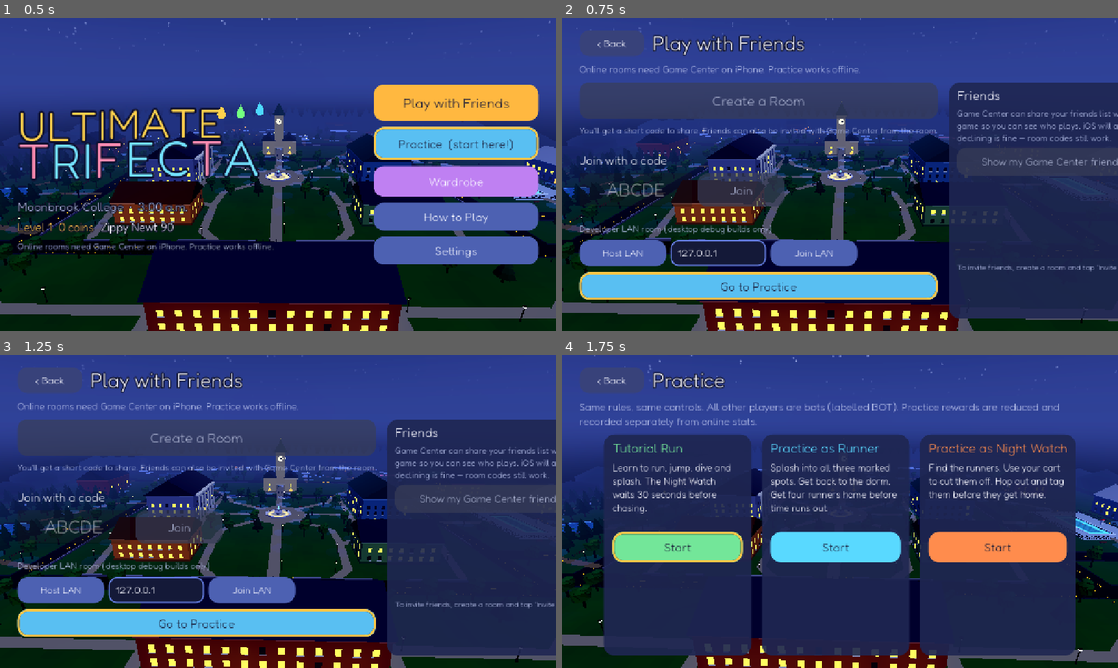
Above: before the commit, frames 1-4 (two rows, left to right).
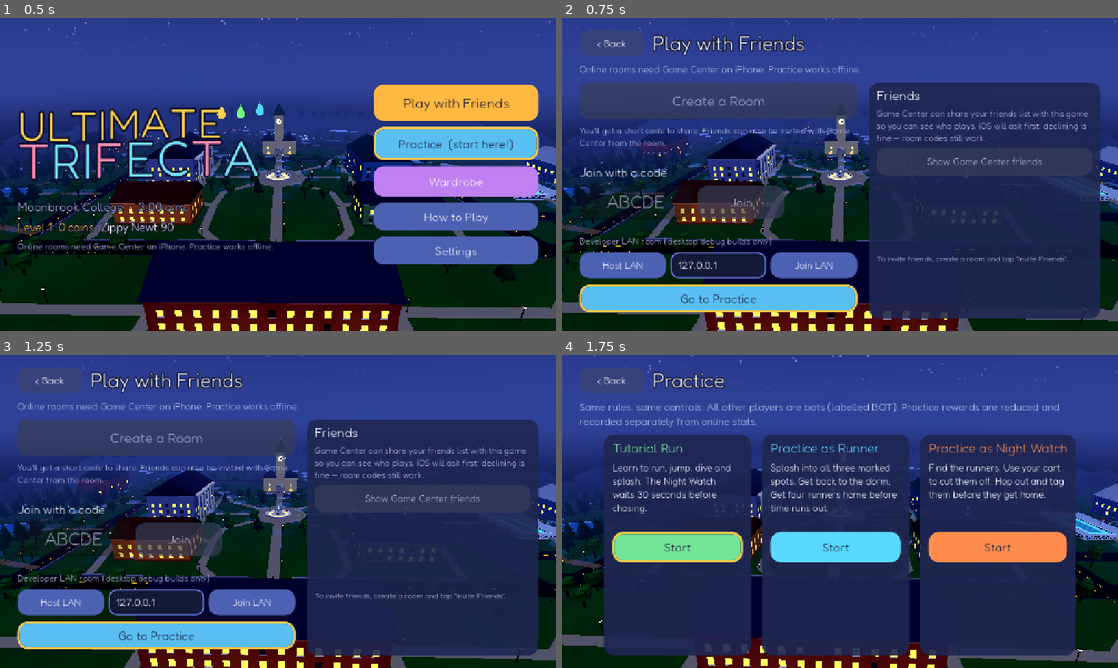
Above: after the commit, the same moments.

Repository: BKimble1/ultimate-trifecta
Game: Godot game, scene res://src/main.tscn
The game is run twice, just before and just after one commit, with the same random seed, the same clock (stepped at 60 frames per second) and the same inputs.
Inputs:
- Up to frame 1 (0.5 s): no input
- Up to frame 2 (0.75 s): click "Play with Friends" at 0.5 s
- Up to frame 3 (1.25 s): no input
- Up to frame 4 (1.75 s): click "Go to Practice" at 1.25 s

Frame 1 is identical in both runs. In frame 2, 24% of the frame differs, in the area x 3-100%, y 20-96%; in frame 3, 24%; in frame 4, nothing differs.

Commit message:
UI: results, online and lobby screens fit 16:9 and iPad 4:3
Rendering every menu screen at 1280x720 and 1280x960 showed three
overflowing the right edge (the lobby's Start button was partly off-screen):
- results: Fastest Trifecta moves to a line under the score, 3-column
  table, compact text, narrower rewards panel
- online: wrapped hint/invite text, narrower friends panel
- lobby: emotes and actions on two rows, smaller minimum sizes
Re-checked at 16:9, 4:3 and 19.5:9. Full suite: 53 tests, 802 checks,
0 failures.

Co-Authored-By: Claude Opus 5.5 <noreply@anthropic.com>
Claude-Session: https://claude.ai/code/session_015bTZbMm82nabVWcoEeZX7m

Diff:
--- a/game/src/ui/lobby_screen.gd
+++ b/game/src/ui/lobby_screen.gd
@@ -37,14 +37,14 @@
 	var mid := UIKit.hbox(20)
 	mid.size_flags_vertical = Control.SIZE_EXPAND_FILL
 	content.add_child(mid)
-	room = Preview3D.new(Vector2i(560, 420))
+	room = Preview3D.new(Vector2i(480, 300))
 	room.size_flags_horizontal = Control.SIZE_EXPAND_FILL
 	room.size_flags_vertical = Control.SIZE_EXPAND_FILL
 	mid.add_child(room)
 	var rp := UIKit.panel(Color(0.12, 0.15, 0.32, 0.92), 24, 14)
-	rp.custom_minimum_size = Vector2(520, 0)
+	rp.custom_minimum_size = Vector2(460, 0)
 	var sc := ScrollContainer.new()
-	sc.custom_minimum_size = Vector2(500, 380)
+	sc.custom_minimum_size = Vector2(440, 300)
 	sc.follow_focus = true
 	roster_box = UIKit.vbox(6)
 	roster_box.size_flags_horizontal = Control.SIZE_EXPAND_FILL
@@ -52,6 +52,9 @@
 	rp.add_child(sc)
 	mid.add_child(rp)
 
+	# two rows so the layout fits 16:9 and 4:3 screens: emotes, then actions
+	var emotes := UIKit.hbox(14)
+	content.add_child(emotes)
 	var bottom := UIKit.hbox(14)
 	content.add_child(bottom)
 	pref_opt = OptionButton.new()
@@ -64,21 +67,24 @@
 		Save.set_setting("role_pref", p)
 		session.set_local_pref(p))
 	bottom.add_child(pref_opt)
+	var gap := Control.new()
+	gap.size_flags_horizontal = Control.SIZE_EXPAND_FILL
+	bottom.add_child(gap)
 	ready_btn = UIKit.button("Ready!", Color(0.45, 0.9, 0.55), Vector2(220, 64))
 	ready_btn.pressed.connect(func() -> void:
 		_is_ready = not _is_ready
 		session.set_local_ready(_is_ready)
 		_refresh())
 	bottom.add_child(ready_btn)
-	var ward := UIKit.button("Outfit", Color(0.75, 0.5, 0.95), Vector2(160, 64), 24)
+	var ward := UIKit.button("Outfit", Color(0.75, 0.5, 0.95), Vector2(160, 56), 24)
 	ward.pressed.connect(_quick_outfit)
-	bottom.add_child(ward)
+	emotes.add_child(ward)
 	for i in 4:
-		var e := UIKit.button(TC.EMOTE_LABELS[TC.EMOTES[i]], Color(0.3, 0.38, 0.7), Vector2(120, 64), 20)
+		var e := UIKit.button(TC.EMOTE_LABELS[TC.EMOTES[i]], Color(0.3, 0.38, 0.7), Vector2(120, 56), 20)
 		var idx := i
 		e.pressed.connect(func() -> void: session.send_emote(idx))
-		bottom.add_child(e)
-	start_btn = UIKit.button("Start", Color(1.0, 0.72, 0.25), Vector2(260, 64), 30)
+		emotes.add_child(e)
+	start_btn = UIKit.button("Start", Color(1.0, 0.72, 0.25), Vector2(300, 64), 26)
 	start_btn.pressed.connect(func() -> void:
 		if session.can_start():
 			session.host_start_match())
--- a/game/src/ui/online_screen.gd
+++ b/game/src/ui/online_screen.gd
@@ -26,7 +26,10 @@
 	create.disabled = not ready
 	create.pressed.connect(func() -> void: App.host_room_gamekit())
 	left.add_child(create)
-	left.add_child(UIKit.label("You'll get a short code to share. Friends can also be invited with Game Center from the room.", 20, UIKit.MUTED))
+	var hint := UIKit.label("You'll get a short code to share. Friends can also be invited with Game Center from the room.", 20, UIKit.MUTED)
+	hint.autowrap_mode = TextServer.AUTOWRAP_WORD_SMART
+	hint.custom_minimum_size = Vector2(500, 0)
+	left.add_child(hint)
 	left.add_child(spacer(10))
 	left.add_child(UIKit.label("Join with a code", 28, UIKit.TEXT, true))
 	var jrow := UIKit.hbox(12)
@@ -77,9 +80,9 @@
 	rv.add_child(UIKit.label("Friends", 30, UIKit.TEXT, true))
 	friends_status = UIKit.label("Game Center can share your friends list with this game so you can see who plays. iOS will ask first; declining is fine — room codes still work.", 20, UIKit.MUTED)
 	friends_status.autowrap_mode = TextServer.AUTOWRAP_WORD_SMART
-	friends_status.custom_minimum_size = Vector2(420, 0)
+	friends_status.custom_minimum_size = Vector2(300, 0)
 	rv.add_child(friends_status)
-	var load_b := UIKit.button("Show my Game Center friends", Color(0.3, 0.45, 0.85), Vector2(420, 64), 24)
+	var load_b := UIKit.button("Show Game Center friends", Color(0.3, 0.45, 0.85), Vector2(300, 64), 22)
 	load_b.disabled = not ready
 	load_b.pressed.connect(func() -> void:
 		friends_status.text = "Loading…"
@@ -87,10 +90,13 @@
 	rv.add_child(load_b)
 	friends_box = UIKit.vbox(6)
 	var sc := ScrollContainer.new()
-	sc.custom_minimum_size = Vector2(420, 180)
+	sc.custom_minimum_size = Vector2(300, 160)
 	sc.add_child(friends_box)
 	rv.add_child(sc)
-	rv.add_child(UIKit.label("To invite friends, create a room and tap “Invite Friends”.", 18, UIKit.MUTED))
+	var inv := UIKit.label("To invite friends, create a room and tap “Invite Friends”.", 18, UIKit.MUTED)
+	inv.autowrap_mode = TextServer.AUTOWRAP_WORD_SMART
+	inv.custom_minimum_size = Vector2(300, 0)
+	rv.add_child(inv)
 	right.add_child(rv)
 	row.add_child(right)
 	Social.friends_loaded.connect(_on_friends)
--- a/game/src/ui/results_screen.gd
+++ b/game/src/ui/results_screen.gd
@@ -28,51 +28,56 @@
 	if oc == TC.Outcome.RUNNERS_WIN:
 		sub += " in %d:%02d" % [int(results.get("round_time", 0)) / 60, int(results.get("round_time", 0)) % 60]
 	content.add_child(UIKit.label(sub + ("  —  your team won!" if won else ""), 28, UIKit.TEXT, false, HORIZONTAL_ALIGNMENT_CENTER))
-	var row := UIKit.hbox(24)
+	var fastest := int(results.get("fastest_slot", -1))
+	if fastest >= 0:
+		for r in results.get("players", []):
+			if int(r["slot"]) == fastest:
+				var ftime := float(results.get("fastest_time", r.get("finish_time", 0.0)))
+				content.add_child(UIKit.label("★ Fastest Trifecta: %s  (%d:%02d)" % [String(r["name"]), int(ftime) / 60, int(ftime) % 60], 22, UIKit.ACCENT, true, HORIZONTAL_ALIGNMENT_CENTER))
+	var row := UIKit.hbox(20)
 	row.size_flags_vertical = Control.SIZE_EXPAND_FILL
 	content.add_child(row)
 	# players table
 	var tp := UIKit.panel(Color(0.12, 0.15, 0.32, 0.92), 24, 16)
 	tp.size_flags_horizontal = Control.SIZE_EXPAND_FILL
 	var grid := GridContainer.new()
-	grid.columns = 4
-	grid.add_theme_constant_override("h_separation", 26)
-	grid.add_theme_constant_override("v_separation", 4)
-	for h in ["Player", "Role", "Contribution", ""]:
-		grid.add_child(UIKit.label(h, 20, UIKit.ACCENT, true))
+	grid.columns = 3
+	grid.add_theme_constant_override("h_separation", 18)
+	grid.add_theme_constant_override("v_separation", 3)
+	for h in ["Player", "Role", "Contribution"]:
+		grid.add_child(UIKit.label(h, 18, UIKit.ACCENT, true))
 	var rows: Array = results.get("players", []).duplicate()
 	rows.sort_custom(func(a, b): return [int(a["role"]), -int(a.get("stamps", 0)) - (10 if bool(a.get("finished", false)) else 0)] < [int(b["role"]), -int(b.get("stamps", 0)) - (10 if bool(b.get("finished", false)) else 0)])
-	var fastest := int(results.get("fastest_slot", -1))
 	for r in rows:
 		var me := int(r["slot"]) == my_slot
 		var col := UIKit.ACCENT if me else UIKit.TEXT
-		grid.add_child(UIKit.label(String(r["name"]) + ("  [BOT]" if bool(r["is_bot"]) else "") + ("  (you)" if me else ""), 22, col, me))
-		grid.add_child(UIKit.label("Runner" if int(r["role"]) == TC.Role.RUNNER else "Night Watch", 22, UIKit.RUNNER if int(r["role"]) == TC.Role.RUNNER else UIKit.PATROL))
+		var star := "★ " if int(r["slot"]) == fastest else ""
+		grid.add_child(UIKit.label(star + String(r["name"]) + (" [BOT]" if bool(r["is_bot"]) else "") + (" (you)" if me else ""), 19, col, me))
+		grid.add_child(UIKit.label("Runner" if int(r["role"]) == TC.Role.RUNNER else "Night Watch", 19, UIKit.RUNNER if int(r["role"]) == TC.Role.RUNNER else UIKit.PATROL))
 		var contrib := ""
 		if int(r["role"]) == TC.Role.RUNNER:
 			contrib = "%d/3 splashes" % int(r.get("stamps", 0))
 			if bool(r.get("finished", false)):
 				var ft := float(r.get("finish_time", 0.0))
-				contrib += ", home #%d at %d:%02d" % [int(r.get("finish_order", 0)), int(ft) / 60, int(ft) % 60]
+				contrib += " · home #%d at %d:%02d" % [int(r.get("finish_order", 0)), int(ft) / 60, int(ft) % 60]
 			if int(r.get("times_captured", 0)) > 0:
-				contrib += ", caught %dx" % int(r["times_captured"])
+				contrib += " · caught %dx" % int(r["times_captured"])
 		else:
 			contrib = "%d different runner%s caught" % [int(r.get("unique_captures", 0)), "" if int(r.get("unique_captures", 0)) == 1 else "s"]
-		grid.add_child(UIKit.label(contrib, 22, col))
-		grid.add_child(UIKit.label("FASTEST TRIFECTA" if int(r["slot"]) == fastest else "", 20, UIKit.ACCENT, true))
+		grid.add_child(UIKit.label(contrib, 19, col))
 	tp.add_child(grid)
 	row.add_child(tp)
 	# rewards
 	var rp := UIKit.panel(Color(0.14, 0.2, 0.38, 0.95), 24, 18)
-	rp.custom_minimum_size = Vector2(380, 0)
-	var rv := UIKit.vbox(8)
-	rv.add_child(UIKit.label("Rewards", 30, UIKit.ACCENT, true))
+	rp.custom_minimum_size = Vector2(280, 0)
+	var rv := UIKit.vbox(6)
+	rv.add_child(UIKit.label("Rewards", 26, UIKit.ACCENT, true))
 	if reward.is_empty():
 		rv.add_child(UIKit.label("No rewards for this round.", 22, UIKit.MUTED))
 	else:
 		for line in reward.get("lines", []):
-			rv.add_child(UIKit.label("%s   +%d" % [line[0], int(line[1])] if int(line[1]) >= 0 else "%s   %d" % [line[0], int(line[1])], 22))
-		rv.add_child(UIKit.label("+%d coins" % int(reward.get("coins", 0)), 34, UIKit.ACCENT, true))
+			rv.add_child(UIKit.label("%s   +%d" % [line[0], int(line[1])] if int(line[1]) >= 0 else "%s   %d" % [line[0], int(line[1])], 19))
+		rv.add_child(UIKit.label("+%d coins" % int(reward.get("coins", 0)), 30, UIKit.ACCENT, true))
 		if bool(reward.get("level_up", false)):
 			rv.add_child(UIKit.label("LEVEL UP! Now level %d" % int(reward.get("level", 1)), 26, UIKit.GOOD, true))
 		rv.add_child(UIKit.label("Coins buy outfits in the Wardrobe.", 18, UIKit.MUTED))
Not shown, changed: TEST_REPORT.md
Not shown, changed: docs/test-data/full_test_run.txt
